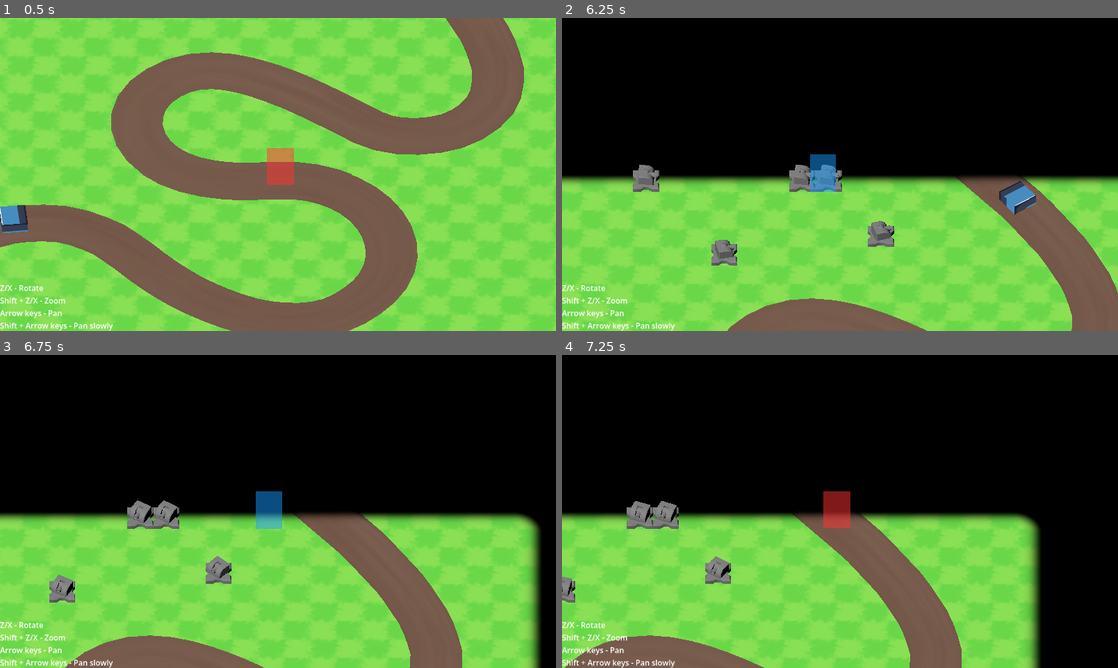
Above: before the commit, frames 1-4 (two rows, left to right).
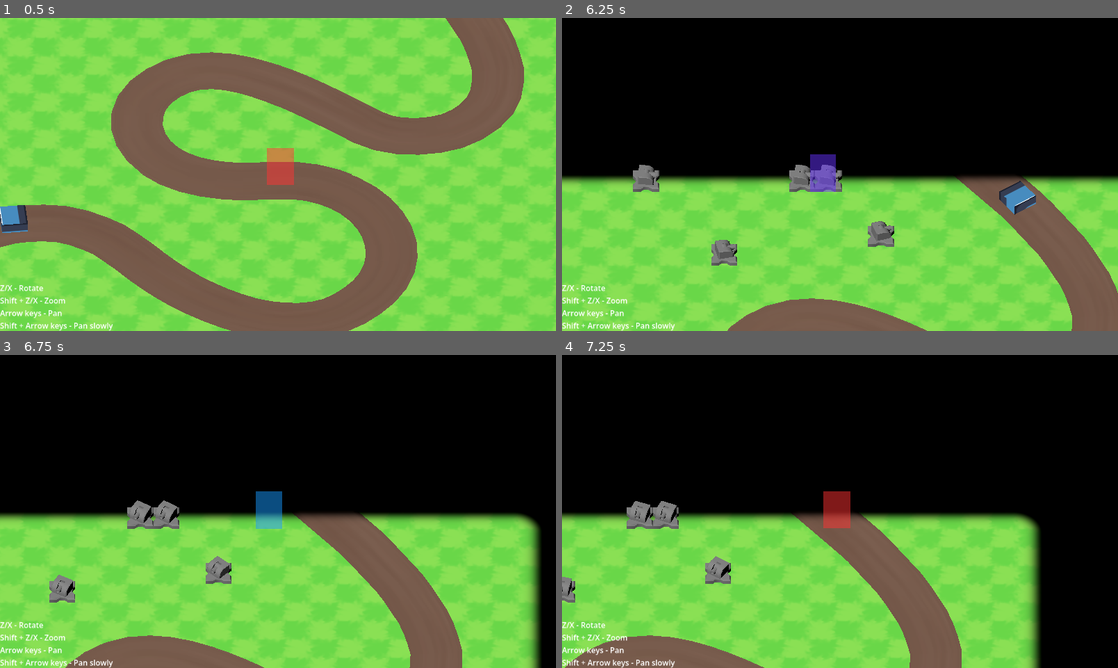
Above: after the commit, the same moments.

Repository: dairycultist/furry-roguelike-platformer
Game: Godot game, scene res://scene.tscn
Same seed, same stepped clock (60 frames per second), same inputs: the game is played once before the commit and once after it. The engine's default icon, where the game draws it, is replaced by a stand-in: a white triangle on a blue panel in a dark square.
Inputs:
- Up to frame 1 (0.5 s): no input
- Up to frame 2 (6.25 s): hold Up (pan_up) 0.53-2.03 s; tap Space (use_tool) at 0.6, 1.55, 2.3, 3.05, 3.6, 4.35, 5.3, 6.05 s; tap X (camalt_negative) at 1.35, 5.1 s; hold Left (pan_left) 2.03-3.53 s; tap Z (camalt_positive) at 2.1, 5.85 s; tap Shift (modify_action) at 2.85 s; hold Down (pan_down) 3.53-4.28 s; hold Right (pan_right) 4.28-5.03 s; hold Up (pan_up) 5.03-5.78 s; hold Right (pan_right) from 5.78 s (still down)
- Up to frame 3 (6.75 s): keep holding Right (pan_right); hold Shift (modify_action) from 6.53 s (still down)
- Up to frame 4 (7.25 s): keep holding Right (pan_right); keep holding Shift (modify_action); tap Space (use_tool) at 6.8 s

Frame 1 is identical in both runs. In frame 2, 0.6% of the frame differs, in the area x 14-60%, y 43-74%; in frame 3, less than 0.1%; in frame 4, less than 0.1%.

Commit message:
Turret selection; radius only shown on selection

Diff:
--- a/player.gd
+++ b/player.gd
@@ -9,6 +9,8 @@
 var grid : GridMap;
 var enemy_path : Path3D;
 var turret_parent : Node3D;
+
+var turrets_by_position = {};
 
 func _ready() -> void:
 
@@ -49,16 +51,35 @@
 
 	# selection
 	var selected_pos : Vector3i = Vector3i(global_position.floor());
-	var pos_invalid : bool = grid.get_cell_item(selected_pos) >= 0;
+	var pos_occupied : bool = grid.get_cell_item(selected_pos) >= 0;
 
-	$Cursor/Mesh.get_surface_override_material(0).albedo_color = Color(1.0, 0.2, 0.2, 0.5) if pos_invalid else Color(0.1, 0.6, 1.0, 0.5);
+	if pos_occupied:
 
+		if turrets_by_position.has(selected_pos):
+
+			var selected_turret : Node3D = turrets_by_position[selected_pos];
+
+			selected_turret.poke();
+
+			$Cursor/Mesh.get_surface_override_material(0).albedo_color = Color(0.4, 0.2, 1.0, 0.5);
+
+		else:
+			$Cursor/Mesh.get_surface_override_material(0).albedo_color = Color(1.0, 0.2, 0.2, 0.5);
+	else:
+		$Cursor/Mesh.get_surface_override_material(0).albedo_color = Color(0.1, 0.6, 1.0, 0.5);
+
+	# move cursor to selection
 	$Cursor.global_position = lerp($Cursor.global_position, Vector3(selected_pos) + Vector3(0.5, 0.0, 0.5), 15.0 * delta);
 
-	if Input.is_action_just_pressed("use_tool") and not pos_invalid:
+	# placing turret
+	if Input.is_action_just_pressed("use_tool") and not pos_occupied:
 
 		var turret = turret_prefab.instantiate();
 
 		turret_parent.add_child(turret);
 		turret.enemy_path = enemy_path;
 		turret.global_position = Vector3(selected_pos.x + 0.5, 0.0, selected_pos.z + 0.5);
+
+		grid.set_cell_item(selected_pos, 0);
+
+		turrets_by_position[selected_pos] = turret;
--- a/turret.gd
+++ b/turret.gd
@@ -7,9 +7,15 @@
 
 var fire_cooldown : float;
 
+var poked : bool;
+
 func _process(delta: float) -> void:
 
-	$Radius.size = Vector3(1.0 + max_targeting_distance * 2, 2.0, 1.0 + max_targeting_distance * 2) # TEMP idk how im gonna set size fr but whatever
+	if poked:
+		poked = false;
+	else:
+		$Radius.visible = false;
+
 	target = enemy_path.get_child(0); # TEMP, replace with targeting logic
 
 	# exhaust cooldown
@@ -17,7 +23,7 @@
 		fire_cooldown -= delta;
 
 	# turret animation
-	$TurretHead/TurretBarrel.scale.z = lerp($TurretHead/TurretBarrel.scale.z, 1.0, 3.0 * delta);
+	$TurretHead/TurretBarrel.scale = lerp($TurretHead/TurretBarrel.scale, Vector3.ONE, 5.0 * delta);
 
 	if target:
 
@@ -27,8 +33,15 @@
 		if (fire_cooldown < 0.0):
 
 			fire_cooldown = 1.0;
-			$TurretHead/TurretBarrel.scale.z = 0.7;
+			$TurretHead/TurretBarrel.scale = Vector3(1.2, 1.2, 0.7);
 
 	else:
 
 		$TurretHead.global_rotation.y += 0.5 * delta;
+
+func poke():
+
+	poked = true;
+
+	$Radius.size = Vector3(1.0 + max_targeting_distance * 2, 2.0, 1.0 + max_targeting_distance * 2);
+	$Radius.visible = true;
